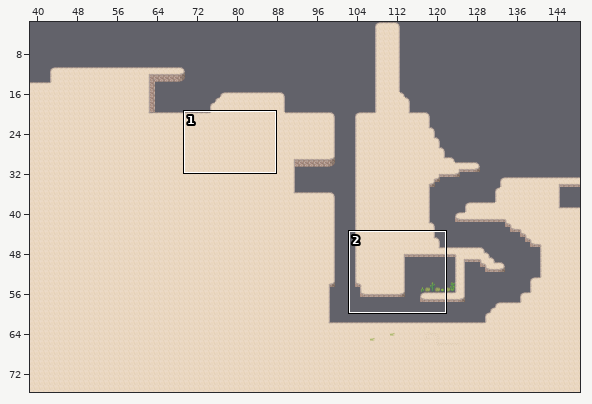
A Tiled map gets an edit: DestroyTheNuduhake/assets/mapa.tmx. The first picture is a wide view before the edit; the outline marks the close-up.
Close-up. As it was:
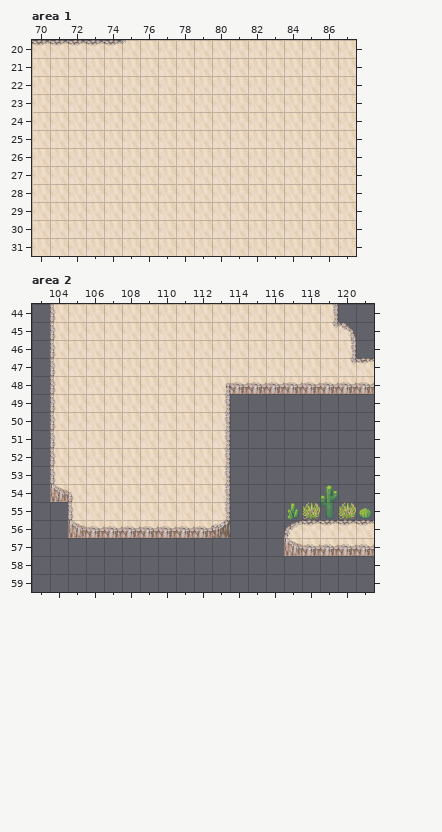
Cells are 32x32 px. Shown: area 1 x 70..87, y 20..31; area 2 x 103..121, y 44..59. The commit also changed other parts of the map, which this record leaves out. The old version is drawn lined up with the new one.
After:
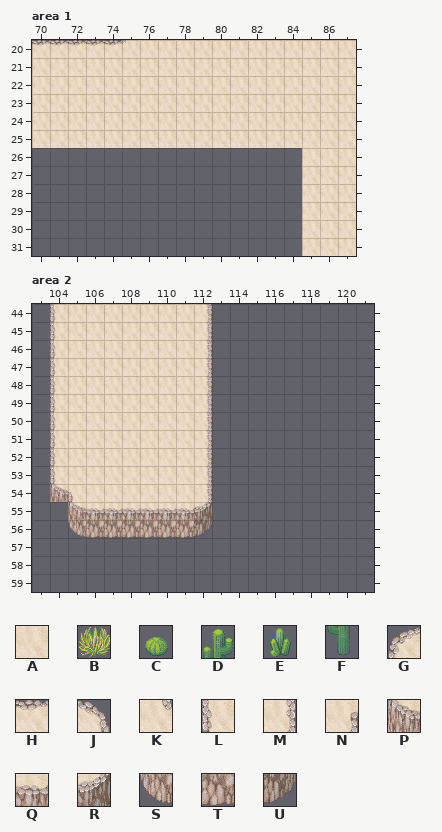
Key: from "desert": A 1, B 17, C 26, D 27, E 34, F 35, G 40, H 41, J 42, K 44, L 48, M 50, N 52, P 56, Q 57, R 58, S 69, T 70, U 71.
_ is an empty cell.
From old to new:
map size 256x128 -> 256x70 cells
Layer "Camada de Tiles 1", area 1:
y 26..31: x 70..84 AAAAAAAAAAAAAAA -> _______________
Layer "Camada de Tiles 1", area 2:
y 44: x 112..119 AAAAAAAM -> M_______
y 45: x 112..120 AAAAAAAKJ -> M________
y 46: x 112..120 AAAAAAAAM -> M________
y 47: x 112..121 AAAAAAAAKH -> M_________
y 48: x 112..121 ANQQQQQQQQ -> M_________
y 49..53: x 112..113 AM -> M_
y 54: x 112..113 AM -> M_; x 119 D -> _
y 55: x 105..113 LAAAAAAAM -> PQQQQQQR_; x 117..121 EBFBC -> _____
y 56: x 105..113 PQQQQQQQR -> STTTTTTU_; x 117..121 GHHHH -> _____
y 57: x 117..121 PQQQQ -> _____
